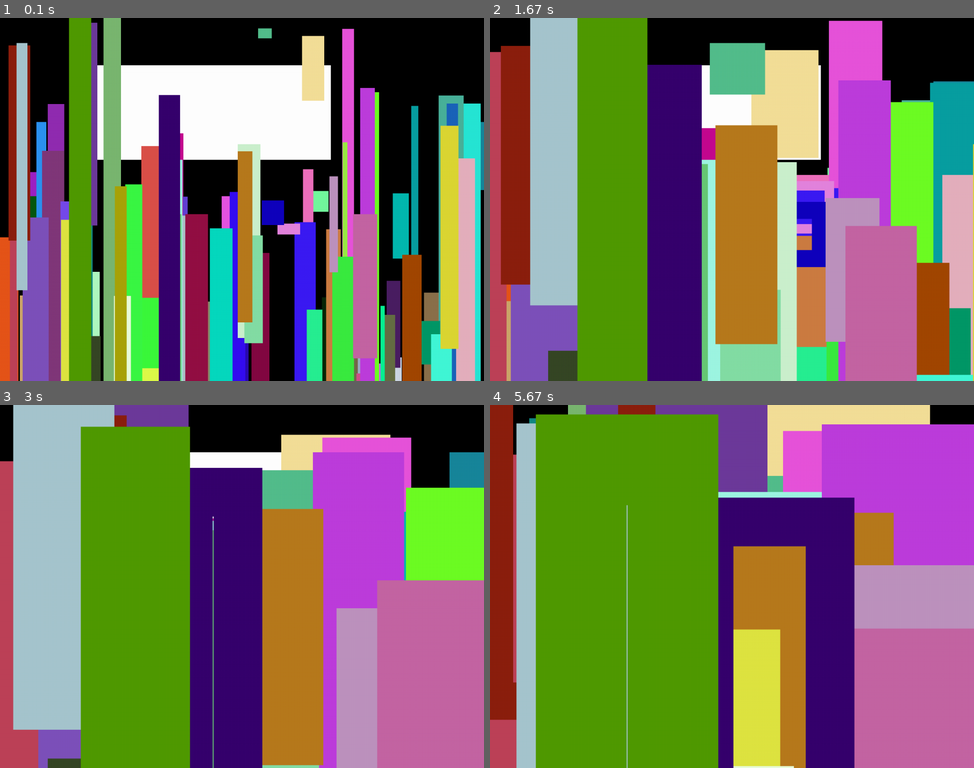
Above: before the commit, frames 1-4 (two rows, left to right).
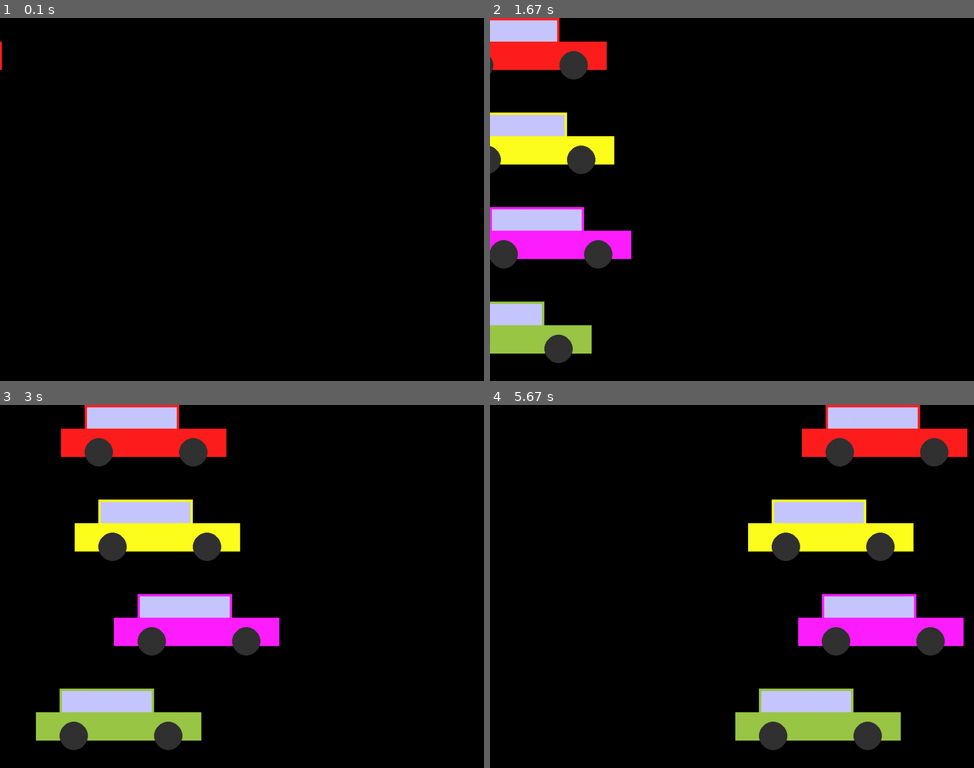
Above: after the commit, the same moments.

Repository: orthodoxego/oop-test-pygame
Game: pygame game, started from start.py
Same seed, same stepped clock (60 frames per second), same inputs: the game is played once before the commit and once after it.
Inputs:
- Up to frame 1 (0.1 s): no input
- Up to frame 2 (1.67 s): no input
- Up to frame 3 (3 s): no input
- Up to frame 4 (5.67 s): no input

The runs differ from the first frame. In frame 1, 71% of the frame differs, in the area x 0-100%, y 0-100%; in frame 2, 92%; in frame 3, 93%; in frame 4, 99%.

Commit message:
Автогонки Формула-135.

Diff:
--- /dev/null
+++ b/dataclass/car.py
@@ -0,0 +1,27 @@
+import pygame
+from random import randint
+from setup import *
+
+class Car:
+
+
+    def __init__(self, x, y, color, n):
+        self.x = x
+        self.y = y
+        self.color = color
+        self.number = n
+
+    def move(self):
+        if (randint(0, 10) > 4):
+            self.x += randint(1, 20)
+
+        if (self.x > WIDTH):
+            print(self.number)
+
+
+    def draw(self, scene):
+        pygame.draw.rect(scene, self.color, (self.x - 80, self.y - 50, 350, 60))
+        pygame.draw.rect(scene, self.color, (self.x - 30, self.y - 100, 200, 50))
+        pygame.draw.rect(scene, (200, 200, 255), (self.x - 25, self.y - 95, 190, 45))
+        pygame.draw.circle(scene, (50, 50, 50), (self.x, self.y), 30)
+        pygame.draw.circle(scene, (50, 50, 50), (self.x + 200, self.y), 30)
--- a/setup.py
+++ b/setup.py
@@ -1,3 +1,3 @@
 WIDTH = 1024
 HEIGHT = 768
-FPS = 144
+FPS = 30
--- a/start.py
+++ b/start.py
@@ -3,6 +3,7 @@
 from random import randint
 from dataclass.circle import Circle
 from dataclass.square import Square
+from dataclass.car import Car
 
 pygame.init()
 pygame.display.set_caption("Test OOP")
@@ -29,6 +30,11 @@
     sqe.append(Square(x, y, color, r, d, e))
  # def __init__(self, x, y, color, r, d, e):
 
+a = Car(-300, 100, (255, 30, 30), 1)
+b = Car(-300, 300, (255, 255, 30), 2)
+c = Car(-300, 500, (255, 30, 255), 3)
+d = Car(-300, 700, (155, 200, 70), 4)
+
 while playGame:
     for event in pygame.event.get():
         if event.type == pygame.QUIT:
@@ -38,21 +44,33 @@
                 playGame = False
 
     scene.fill((0, 0, 0))
+
     # ============================================
 
-    pygame.draw.rect(scene, (255, 255, 255), (200, 100, 500, 200))
+    a.draw(scene)
+    b.draw(scene)
+    c.draw(scene)
+    d.draw(scene)
+
+    a.move()
+    b.move()
+    c.move()
+    d.move()
 
     # for i in range(len(crc)):
     #     crc[i].move()
     #     crc[i].draw(scene)
 
-    for i in range(len(sqe)):
-        sqe[i].resize()
-        sqe[i].move()
-        sqe[i].draw(scene)
+    # for i in range(len(sqe)):
+    #     sqe[i].resize()
+    #     sqe[i].move()
+    #     sqe[i].draw(scene)
 
     # ============================================
     pygame.display.flip()
 
 
     deltatime = clock.tick(FPS) / 1000
+
+    if (a.x > WIDTH or b.x > WIDTH or c.x > WIDTH or d.x > WIDTH):
+        playGame = False
